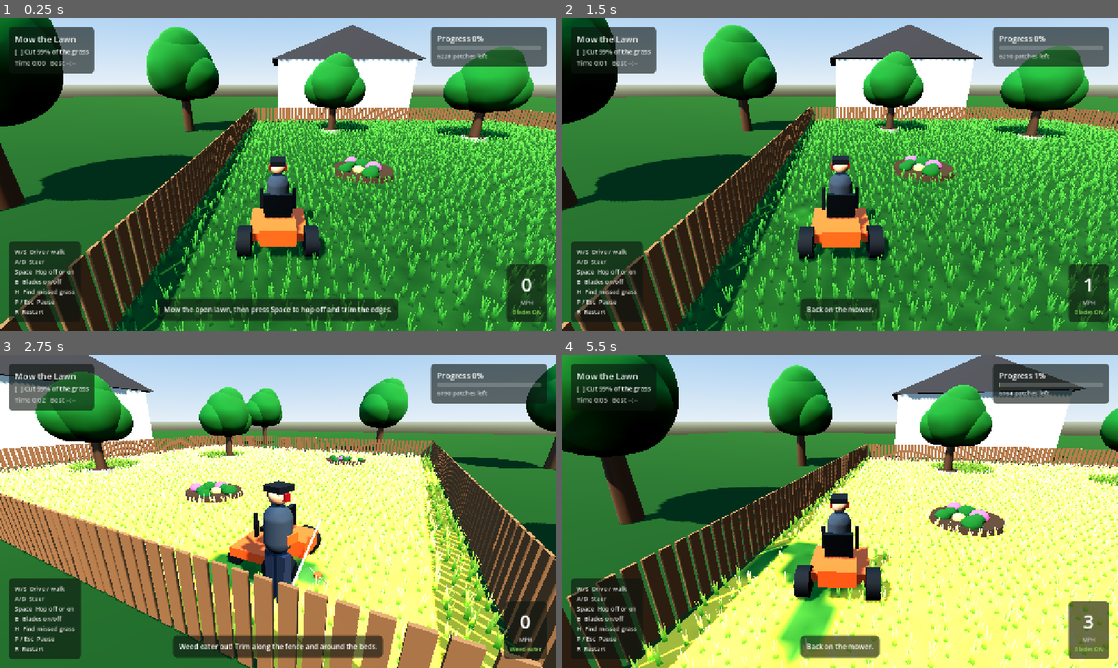
Above: before the commit, frames 1-4 (two rows, left to right).
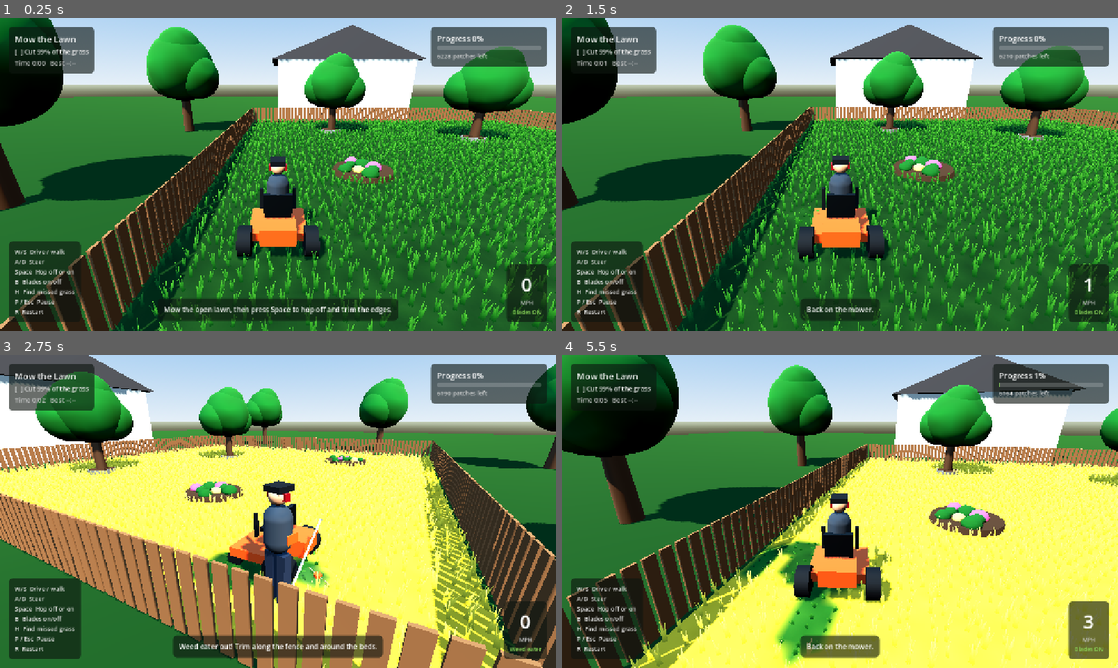
Above: after the commit, the same moments.

Repository: ElSpaniard97/lawn-wrangler
Game: Godot game, scene res://scenes/yard.tscn
The game is run twice, just before and just after one commit, with the same random seed, the same clock (stepped at 60 frames per second) and the same inputs.
Inputs:
- Up to frame 1 (0.25 s): no input
- Up to frame 2 (1.5 s): tap Space (hop) at 0.5, 0.77 s; hold D (steer_right) 0.53-1.28 s; hold H (highlight) 0.53-1.28 s; hold S (reverse) from 1.28 s (still down); tap H (highlight) at 1.35 s
- Up to frame 3 (2.75 s): tap Space (hop) at 1.52 s; release S (reverse) at 2.03 s; hold D (steer_right) from 2.03 s (still down); hold B (toggle_blades) from 2.03 s (still down); tap H (highlight) at 2.3 s
- Up to frame 4 (5.5 s): release D (steer_right) at 2.78 s; release B (toggle_blades) at 2.78 s; hold W (accelerate) 2.78-3.53 s; tap H (highlight) at 2.85, 4.55 s; tap Space (hop) at 3.02, 3.77, 4.52 s; hold H (highlight) 3.53-4.28 s; hold A (steer_left) 3.53-5.03 s; tap B (toggle_blades) at 4.35 s; hold S (reverse) from 5.03 s (still down); hold H (highlight) from 5.03 s (still down)

The runs differ from the first frame. In frame 1, 29% of the frame differs, in the area x 20-100%, y 32-100%; in frame 2, 31%; in frame 3, 25%; in frame 4, 34%, in the area x 12-100%, y 32-100%.

Commit message:
Polish the grass (Phase 2)
- Cut clumps drop to short stubble instead of vanishing
- Grass shader: root-to-tip shading, breeze sway on tall grass only,
  highlight that tints only uncut clumps
- Flying clippings from the mower deck and the weed eater
- Swept-path cutting so fast moves or slow frames leave no gaps
- Softer stripe colours and darker stone rings
- Tests for swept cuts, stubble and clippings; README roadmap updated

Co-Authored-By: Claude Opus 5.5 (1M context) <noreply@anthropic.com>
Claude-Session: https://claude.ai/code/session_01BNpf16DhLvn72P8e8Wsqpn

Diff:
--- a/godot/scripts/lawn_grid.gd
+++ b/godot/scripts/lawn_grid.gd
@@ -77,6 +77,16 @@
 	return newly_cut
 
 
+## Cuts along the path from one blade position to the next, so a fast
+## mower or a slow frame never leaves uncut gaps between steps.
+func cut_segment(from: Vector3, to: Vector3, radius: float, stripe: int) -> int:
+	var steps := maxi(1, ceili(from.distance_to(to) / (cell_size * 0.5)))
+	var newly_cut := 0
+	for i in range(1, steps + 1):
+		newly_cut += cut_at(from.lerp(to, float(i) / steps), radius, stripe)
+	return newly_cut
+
+
 func cell(x: int, z: int) -> int:
 	return cells[z * columns + x]
 
--- a/godot/scripts/lawn_view.gd
+++ b/godot/scripts/lawn_view.gd
@@ -1,25 +1,31 @@
 class_name LawnView
 extends Node3D
 ## Draws the LawnGrid: a ground texture with one pixel per cell (tall, two
-## stripe shades, or mulch) and chunked MultiMesh grass clumps that vanish
-## when their cell is cut. Chunks let the renderer cull what is off screen.
+## stripe shades, or mulch) and chunked MultiMesh grass clumps. Cutting a
+## cell drops its clump to short stubble. Chunks let the renderer cull what
+## is off screen.
 
 const CHUNK := 10 # cells per chunk side
-const TALL_COLOR := Color(0.17, 0.30, 0.09)
-const STRIPE_A_COLOR := Color(0.30, 0.47, 0.15)
-const STRIPE_B_COLOR := Color(0.22, 0.38, 0.11)
-const BLOCKED_COLOR := Color(0.33, 0.24, 0.16)
-const HIGHLIGHT_COLOR := Color(0.95, 0.78, 0.15)
+const TALL_COLOR := Color(0.14, 0.25, 0.07)
+const STRIPE_A_COLOR := Color(0.25, 0.40, 0.12)
+const STRIPE_B_COLOR := Color(0.17, 0.30, 0.08)
+const BLOCKED_COLOR := Color(0.30, 0.21, 0.14)
+const HIGHLIGHT_COLOR := Color(0.85, 0.68, 0.12)
+const STUBBLE_HEIGHT := 0.2 # fraction of full clump height left after a cut
+const TALL_DATA := Color(1, 0, 0, 0)
+const CUT_DATA := Color(0, 0, 0, 0)
 
 var grid: LawnGrid
 var image: Image
 var texture: ImageTexture
 var shade := PackedFloat32Array()
 var chunks: Array[MultiMesh] = []
+## Each cell's full-height clump transform, so a cut can shrink it in place.
+var clump_transforms: Array[Transform3D] = []
 var chunk_columns := 0
 var dirty := false
 var highlight := false
-var clump_material: StandardMaterial3D
+var clump_material: ShaderMaterial
 
 
 func build(lawn: LawnGrid) -> void:
@@ -28,7 +34,7 @@
 	rng.seed = 7
 	shade.resize(grid.columns * grid.rows)
 	for i in shade.size():
-		shade[i] = rng.randf_range(-0.035, 0.035)
+		shade[i] = rng.randf_range(-0.03, 0.03)
 	_build_ground()
 	_build_clumps(rng)
 	grid.cell_cut.connect(_on_cell_cut)
@@ -55,59 +61,65 @@
 
 
 func _build_clumps(rng: RandomNumberGenerator) -> void:
+	clump_material = ShaderMaterial.new()
+	clump_material.shader = load("res://shaders/grass.gdshader")
 	var clump := _clump_mesh()
+	clump_transforms.resize(grid.columns * grid.rows)
 	chunk_columns = ceili(float(grid.columns) / CHUNK)
 	var chunk_rows := ceili(float(grid.rows) / CHUNK)
 	for cz in chunk_rows:
 		for cx in chunk_columns:
 			var mm := MultiMesh.new()
 			mm.transform_format = MultiMesh.TRANSFORM_3D
+			mm.use_custom_data = true
 			mm.mesh = clump
 			mm.instance_count = CHUNK * CHUNK
 			for lz in CHUNK:
 				for lx in CHUNK:
 					var x := cx * CHUNK + lx
 					var z := cz * CHUNK + lz
-					var t := Transform3D()
-					if x < grid.columns and z < grid.rows and grid.cell(x, z) == LawnGrid.TALL:
-						var s := rng.randf_range(0.8, 1.25)
-						t = Transform3D(Basis(Vector3.UP, rng.randf() * TAU).scaled(Vector3(s, s, s)),
-							Vector3((x + rng.randf_range(0.2, 0.8)) * grid.cell_size, 0.0,
-								(z + rng.randf_range(0.2, 0.8)) * grid.cell_size))
-					else:
-						t = t.scaled(Vector3.ZERO)
-					mm.set_instance_transform(lz * CHUNK + lx, t)
+					var index := lz * CHUNK + lx
+					if x >= grid.columns or z >= grid.rows or grid.cell(x, z) == LawnGrid.BLOCKED:
+						mm.set_instance_transform(index, Transform3D().scaled(Vector3.ZERO))
+						mm.set_instance_custom_data(index, CUT_DATA)
+						continue
+					var s := rng.randf_range(0.8, 1.25)
+					var full := Transform3D(Basis(Vector3.UP, rng.randf() * TAU).scaled(Vector3(s, s, s)),
+						Vector3((x + rng.randf_range(0.2, 0.8)) * grid.cell_size, 0.0,
+							(z + rng.randf_range(0.2, 0.8)) * grid.cell_size))
+					clump_transforms[z * grid.columns + x] = full
+					var is_tall := grid.cell(x, z) == LawnGrid.TALL
+					mm.set_instance_transform(index, full if is_tall else _stubble(full))
+					mm.set_instance_custom_data(index, TALL_DATA if is_tall else CUT_DATA)
 			chunks.append(mm)
 			var instance := MultiMeshInstance3D.new()
 			instance.multimesh = mm
+			instance.material_override = clump_material
 			instance.cast_shadow = GeometryInstance3D.SHADOW_CASTING_SETTING_OFF
 			add_child(instance)
 
 
-## Three tapered blades, darker at the root, as one small mesh.
+## Five tapered blades (the shader shades them root to tip). Each blade is in the mesh twice,
+## once per winding, both with an upward normal, so it is lit from either
+## side instead of going dark on its back face.
 func _clump_mesh() -> ArrayMesh:
 	var st := SurfaceTool.new()
 	st.begin(Mesh.PRIMITIVE_TRIANGLES)
-	var root := Color(0.12, 0.24, 0.06)
-	var tip := Color(0.36, 0.55, 0.17)
 	for blade in 5:
 		var angle := blade * TAU / 5.0
 		var side := Vector3(cos(angle), 0, sin(angle)) * 0.03
 		var lean := Vector3(-sin(angle), 0, cos(angle)) * 0.05
 		var height := 0.24 + 0.06 * (blade % 2)
 		var points := [-side, side, Vector3(0, height, 0) + lean]
-		# Both windings with an upward normal, so blades are lit from
-		# either side instead of going dark on their back faces.
 		for order in [[0, 1, 2], [1, 0, 2]]:
 			for i in order:
 				st.set_normal(Vector3.UP)
-				st.set_color(tip if i == 2 else root)
 				st.add_vertex(points[i])
-	clump_material = StandardMaterial3D.new()
-	clump_material.vertex_color_use_as_albedo = true
-	clump_material.roughness = 1.0
-	st.set_material(clump_material)
 	return st.commit()
+
+
+func _stubble(full: Transform3D) -> Transform3D:
+	return Transform3D(full.basis.scaled(Vector3(1.0, STUBBLE_HEIGHT, 1.0)), full.origin)
 
 
 func _color_for(x: int, z: int) -> Color:
@@ -123,17 +135,27 @@
 	return Color(base.r + d, base.g + d, base.b + d * 0.5)
 
 
+func chunk_for(x: int, z: int) -> MultiMesh:
+	return chunks[(z / CHUNK) * chunk_columns + (x / CHUNK)]
+
+
+func instance_for(x: int, z: int) -> int:
+	return (z % CHUNK) * CHUNK + (x % CHUNK)
+
+
 func _on_cell_cut(x: int, z: int, _stripe: int) -> void:
 	image.set_pixel(x, z, _color_for(x, z))
-	var chunk := chunks[(z / CHUNK) * chunk_columns + (x / CHUNK)]
-	chunk.set_instance_transform((z % CHUNK) * CHUNK + (x % CHUNK), Transform3D().scaled(Vector3.ZERO))
+	var chunk := chunk_for(x, z)
+	var index := instance_for(x, z)
+	chunk.set_instance_transform(index, _stubble(clump_transforms[z * grid.columns + x]))
+	chunk.set_instance_custom_data(index, CUT_DATA)
 	dirty = true
 
 
-## Paints every uncut patch bright yellow so the last few are easy to find.
+## Paints every uncut patch yellow so the last few are easy to find.
 func set_highlight(on: bool) -> void:
 	highlight = on
-	clump_material.albedo_color = Color(3.0, 2.4, 0.4) if on else Color.WHITE
+	clump_material.set_shader_parameter("highlight", 1.0 if on else 0.0)
 	for z in grid.rows:
 		for x in grid.columns:
 			image.set_pixel(x, z, _color_for(x, z))
--- a/godot/scripts/models.gd
+++ b/godot/scripts/models.gd
@@ -54,3 +54,31 @@
 	add_box(root, Vector3(0.28, 0.08, 0.3), Vector3(0, hip + 0.92, -0.02), dark) # cap
 	add_box(root, Vector3(0.32, 0.1, 0.08), Vector3(0, hip + 0.82, 0), material(Color(0.6, 0.15, 0.1), 0.6)) # ear protection
 	return root
+
+
+## Bits of grass thrown up while cutting. Set `emitting` while cells are cut.
+static func clippings(radius: float) -> CPUParticles3D:
+	var p := CPUParticles3D.new()
+	p.amount = 40
+	p.lifetime = 0.7
+	p.emitting = false
+	p.local_coords = false
+	p.emission_shape = CPUParticles3D.EMISSION_SHAPE_SPHERE
+	p.emission_sphere_radius = radius * 0.8
+	p.direction = Vector3.UP
+	p.spread = 55.0
+	p.initial_velocity_min = 1.2
+	p.initial_velocity_max = 2.6
+	p.gravity = Vector3(0, -7.0, 0)
+	p.angular_velocity_min = -360.0
+	p.angular_velocity_max = 360.0
+	p.scale_amount_min = 0.6
+	p.scale_amount_max = 1.2
+	var bit := QuadMesh.new()
+	bit.size = Vector2(0.05, 0.02)
+	var mat := material(Color(0.32, 0.50, 0.16), 1.0)
+	mat.cull_mode = BaseMaterial3D.CULL_DISABLED
+	mat.billboard_mode = BaseMaterial3D.BILLBOARD_PARTICLES
+	bit.material = mat
+	p.mesh = bit
+	return p
--- a/godot/scripts/mower.gd
+++ b/godot/scripts/mower.gd
@@ -25,6 +25,9 @@
 var wheels: Array[Node3D] = []
 var blade_disc: MeshInstance3D
 var driver: Node3D
+var clippings: CPUParticles3D
+var last_blade := Vector3.ZERO
+var has_last_blade := false
 
 
 func _ready() -> void:
@@ -61,10 +64,17 @@
 	var cutting := driving and blades_on
 	blade_disc.visible = cutting
 
+	var newly_cut := 0
 	if cutting and lawn and measured_speed > 0.05:
 		# Mowing along X and along Z leaves the two stripe shades.
 		var stripe := LawnGrid.STRIPE_A if absf(forward.x) >= absf(forward.z) else LawnGrid.STRIPE_B
-		lawn.cut_at(to_global(blade_offset), cut_radius, stripe)
+		var blade := to_global(blade_offset)
+		newly_cut = lawn.cut_segment(last_blade if has_last_blade else blade, blade, cut_radius, stripe)
+		last_blade = blade
+		has_last_blade = true
+	else:
+		has_last_blade = false
+	clippings.emitting = newly_cut > 0
 
 
 func toggle_blades() -> void:
@@ -105,6 +115,10 @@
 	disc.material = Models.material(Color(1, 1, 1, 0.12), 1.0, true)
 	blade_disc = Models.add_mesh(self, disc, Vector3(blade_offset.x, 0.03, blade_offset.z))
 
+	clippings = Models.clippings(cut_radius)
+	clippings.position = Vector3(blade_offset.x, 0.1, blade_offset.z)
+	add_child(clippings)
+
 	driver = Models.person(true)
 	driver.position = Vector3(0, 0.78, 0.08)
 	add_child(driver)
--- a/godot/scripts/walker.gd
+++ b/godot/scripts/walker.gd
@@ -16,6 +16,9 @@
 var tip_offset := Vector3(0.15, 0.05, -0.85)
 var trimmer_head: Node3D
 var swath: MeshInstance3D
+var clippings: CPUParticles3D
+var last_tip := Vector3.ZERO
+var has_last_tip := false
 
 
 func _ready() -> void:
@@ -47,7 +50,11 @@
 	trimmer_head.rotate_y(40.0 * delta)
 	if lawn:
 		var stripe := LawnGrid.STRIPE_A if absf(forward.x) >= absf(forward.z) else LawnGrid.STRIPE_B
-		lawn.cut_at(tip_position(), cut_radius, stripe)
+		var tip := tip_position()
+		var newly_cut := lawn.cut_segment(last_tip if has_last_tip else tip, tip, cut_radius, stripe)
+		last_tip = tip
+		has_last_tip = true
+		clippings.emitting = newly_cut > 0
 
 
 func tip_position() -> Vector3:
@@ -58,6 +65,9 @@
 	active = value
 	visible = value
 	measured_speed = 0.0
+	has_last_tip = false
+	if clippings:
+		clippings.emitting = false
 	# A parked walker must not block the mower, so collisions follow it.
 	process_mode = Node.PROCESS_MODE_PAUSABLE if value else Node.PROCESS_MODE_DISABLED
 	collision_layer = 1 if value else 0
@@ -95,3 +105,6 @@
 	disc.height = 0.01
 	disc.material = Models.material(Color(1, 1, 1, 0.12), 1.0, true)
 	swath = Models.add_mesh(self, disc, Vector3(tip_offset.x, 0.03, tip_offset.z))
+	clippings = Models.clippings(cut_radius)
+	clippings.position = Vector3(tip_offset.x, 0.1, tip_offset.z)
+	add_child(clippings)
--- a/godot/scripts/yard.gd
+++ b/godot/scripts/yard.gd
@@ -292,7 +292,7 @@
 		ring.top_radius = RING_RADIUS
 		ring.bottom_radius = RING_RADIUS + 0.03
 		ring.height = 0.2
-		ring.material = _material(Color(0.55, 0.53, 0.50), 0.9)
+		ring.material = _material(Color(0.42, 0.40, 0.38), 0.9)
 		var ring_instance := MeshInstance3D.new()
 		ring_instance.mesh = ring
 		ring_instance.position = at + Vector3(0, 0.1, 0)
--- /dev/null
+++ b/godot/shaders/grass.gdshader
@@ -0,0 +1,33 @@
+// Grass clumps. Each MultiMesh instance carries custom data: r = 1 for tall
+// grass, 0 for cut stubble. Blades shade from root to tip by height, tall
+// grass sways in a slow breeze and turns yellow while the missed-grass
+// highlight is on; stubble stays still.
+shader_type spatial;
+render_mode cull_back, diffuse_lambert, specular_disabled;
+
+uniform vec3 root_color : source_color = vec3(0.13, 0.25, 0.07);
+uniform vec3 tip_color : source_color = vec3(0.36, 0.52, 0.17);
+uniform float blade_height = 0.3;
+uniform float highlight = 0.0;
+uniform vec3 highlight_color : source_color = vec3(0.95, 0.78, 0.15);
+uniform float sway_strength = 0.05;
+
+varying float tall;
+varying float along;
+
+void vertex() {
+	tall = INSTANCE_CUSTOM.r;
+	along = clamp(VERTEX.y / blade_height, 0.0, 1.0);
+	vec3 origin = (MODEL_MATRIX * vec4(0.0, 0.0, 0.0, 1.0)).xyz;
+	float wave = sin(TIME * 1.6 + origin.x * 0.8 + origin.z * 0.55)
+		+ 0.5 * sin(TIME * 2.9 + origin.x * 1.7 - origin.z * 1.3);
+	float bend = wave * sway_strength * VERTEX.y * 3.0 * tall;
+	VERTEX.x += bend;
+	VERTEX.z += bend * 0.6;
+}
+
+void fragment() {
+	vec3 base = mix(root_color, tip_color, along);
+	ALBEDO = mix(base, highlight_color * (0.7 + 0.5 * along), highlight * tall);
+	ROUGHNESS = 1.0;
+}
--- a/godot/tests/run_tests.gd
+++ b/godot/tests/run_tests.gd
@@ -15,6 +15,7 @@
 	test_cutting_counts_each_cell_once()
 	test_blocked_cells_never_count()
 	test_saved_record_rejects_bad_data()
+	test_swept_cut_leaves_no_gaps()
 	await test_mower_drives_cuts_and_stays_in_yard()
 	await test_pause_freezes_time_and_position()
 	await test_hop_off_parks_mower_and_hop_back_on()
@@ -22,6 +23,7 @@
 	await test_weed_eater_reaches_fence_strip_mower_cannot()
 	await test_finish_once_and_record_survives_reload()
 	await test_highlight_and_finish_screens()
+	await test_cut_grass_becomes_stubble_and_throws_clippings()
 	_remove_test_save()
 	print("%s: %d failure(s)" % ["FAILED" if failures else "OK", failures])
 	quit(1 if failures else 0)
@@ -230,3 +232,42 @@
 	yard.hud.show_finished(75.0, 70.0, false, true)
 	check(yard.hud.overlay_body.text.contains("Personal best 1:10"), "finish screen shows the best time")
 	await end_yard(yard)
+
+
+func test_swept_cut_leaves_no_gaps() -> void:
+	var grid := LawnGrid.new()
+	grid.seal_layout()
+	# One big jump, as if a slow frame moved the blade 6 m at once.
+	grid.cut_segment(Vector3(2.0, 0, 10.1), Vector3(8.0, 0, 10.1), 0.2, LawnGrid.STRIPE_A)
+	var gaps := 0
+	for x in range(8, 32):
+		if grid.cell(x, 40) == LawnGrid.TALL:
+			gaps += 1
+	check(gaps == 0, "swept cut leaves no gaps along its path (%d gaps)" % gaps)
+	grid.free()
+
+
+func test_cut_grass_becomes_stubble_and_throws_clippings() -> void:
+	var yard := await new_yard()
+	var view: LawnView = yard.view
+	var lawn: LawnGrid = yard.lawn
+	# MultiMesh data is not kept by the headless renderer, so check the
+	# stubble transform the view builds and the ground pixel it repaints.
+	var full: Transform3D = view.clump_transforms[40 * lawn.columns + 40]
+	var stubble: Transform3D = view._stubble(full)
+	check(is_equal_approx(stubble.basis.y.length(), full.basis.y.length() * LawnView.STUBBLE_HEIGHT), "cut clump shrinks to stubble")
+	check(is_equal_approx(stubble.basis.x.length(), full.basis.x.length()), "stubble keeps its width")
+	check(stubble.origin.is_equal_approx(full.origin), "stubble stays where the clump was")
+	var before := view.image.get_pixel(40, 40)
+	lawn.cut_at(Vector3(10.1, 0, 10.1), 0.1, LawnGrid.STRIPE_A)
+	check(view.image.get_pixel(40, 40).g > before.g + 0.05, "cut patch is repainted as a light stripe")
+	var saw_clippings := false
+	Input.action_press("accelerate")
+	for i in 60:
+		await physics_frame
+		saw_clippings = saw_clippings or yard.mower.clippings.emitting
+	Input.action_release("accelerate")
+	check(saw_clippings, "mowing tall grass throws clippings")
+	await frames(60)
+	check(not yard.mower.clippings.emitting, "no clippings once the mower stops")
+	await end_yard(yard)
Not shown, added: godot/shaders/grass.gdshader.uid
Not shown, changed: README.md
Not shown, changed: screenshot.png
